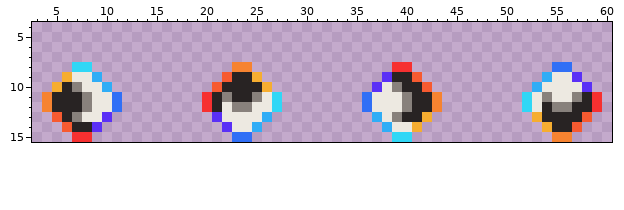
Pixel-art sprite: DualityGGJ/Assets/Sprites/Ball/ball_spin.png. The first picture shows the starting point.
The file is 64x16 pixels. Shown: x 3..60, y 4..15.
The result:
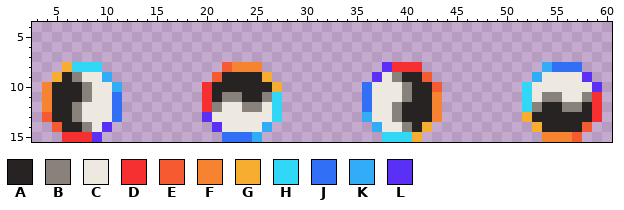
Palette (. is transparent): A #282323  B #88817c  C #ede9e1  D #f63030  E #f65a30  F #f68330  G #f6ad30  H #30d7f6  J #306ff6  K #30adf6  L #5a30f6
The author wrote: Changed the ball sprite/animation to be rounder
From old to new:
Colour B gives way to colour A in row 10 at x 7; in row 11 at x 25; in row 12 at x 40 and 55.
Colour E gives way to colour A in row 9 at x 22 and 41; in row 10 at x 21 and 42; in row 13 at x 5 and 58; in row 14 at x 6 and 57.
Colour G gives way to colour A in row 9 at x 6 and 25; in row 10 at x 5 and 26; in row 13 at x 42 and 53; in row 14 at x 41 and 54.
Colour A gives way to colour B in row 9 at x 39; in row 10 at x 40; in row 11 at x 23 and 58; in row 12 at x 7, 21 and 57; in row 14 at x 8.
Colour C gives way to colour B in row 9 at x 7; in row 10 at x 8; in row 11 at x 26 and 55; in row 12 at x 25, 39 and 53; in row 14 at x 40.
Colour B gives way to colour C in row 10 at x 39; in row 11 at x 57; in row 12 at x 8 and 23.
Colour K gives way to colour C in row 9 at x 9 and 54; in row 10 at x 10 and 53; in row 13 at x 26 and 37; in row 14 at x 25 and 38.
Colour L gives way to colour C in row 9 at x 38 and 57; in row 10 at x 37 and 58; in row 13 at x 10 and 21; in row 14 at x 9 and 22.
The edit adds colour D in row 8 at x 41; in row 10 at x 20; in row 13 at x 59; in row 15 at x 6.
The edit adds colour E in row 8 at x 22; in row 9 at x 21 and 42; in row 10 at x 43; in row 13 at x 4; in row 14 at x 5 and 58; in row 15 at x 57.
The edit adds colour F in row 8 at x 25; in row 10 at x 4; in row 13 at x 43; in row 15 at x 54.
The edit adds colour G in row 8 at x 6; in row 9 at x 5 and 26; in row 10 at x 27; in row 13 at x 52; in row 14 at x 42 and 53; in row 15 at x 41.
The edit adds colour H in row 8 at x 9; in row 10 at x 52; in row 13 at x 27; in row 15 at x 38.
The edit adds colour J in row 8 at x 57; in row 10 at x 36; in row 13 at x 11; in row 15 at x 22.
The edit adds colour K in row 8 at x 54; in row 9 at x 10 and 53; in row 10 at x 11; in row 13 at x 36; in row 14 at x 26 and 37; in row 15 at x 25.
The edit adds colour L in row 8 at x 38; in row 9 at x 37 and 58; in row 10 at x 59; in row 13 at x 20; in row 14 at x 10 and 21; in row 15 at x 9.
Boxes around the changes in both pictures, in picture pixels (x1, y1, x2, y2):
changed: (42, 62, 122, 142)
changed: (202, 62, 282, 142)
changed: (362, 62, 442, 142)
changed: (522, 62, 602, 142)
